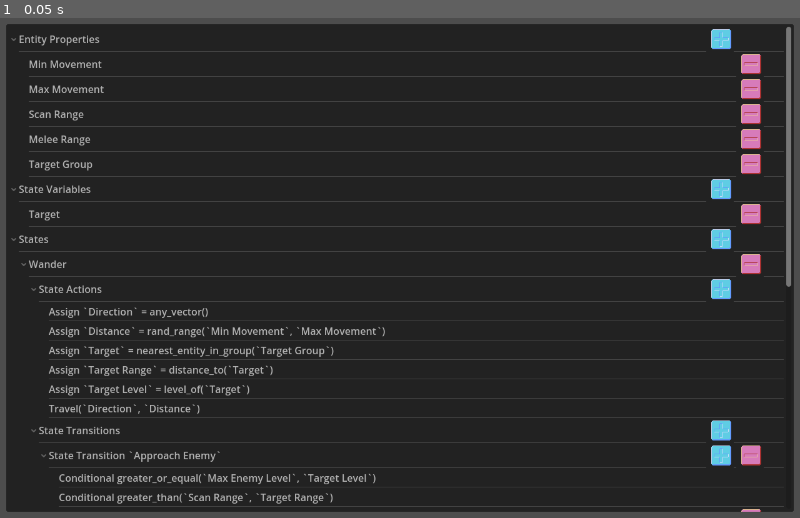
Above: before the commit, frame 1.
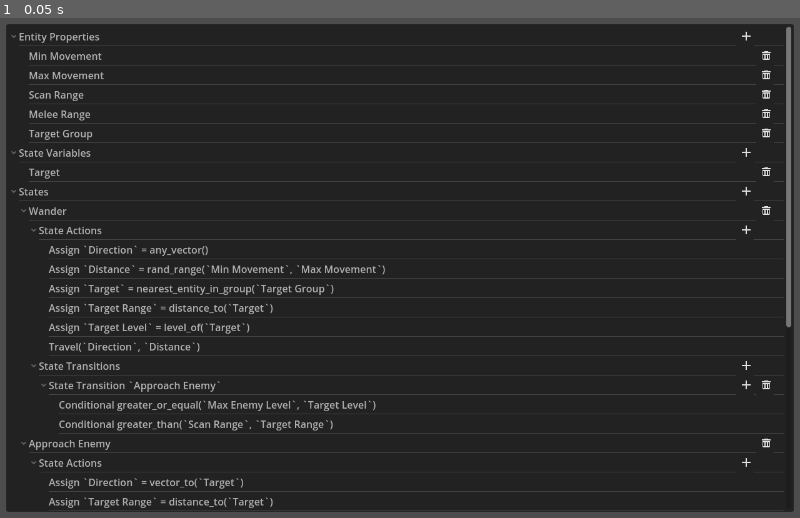
Above: after the commit, the same moment.

Repository: MichaelReel/GuiBotCoder
Game: Godot game, scene res://gui/code_gui.tscn
The game is run twice, just before and just after one commit, with the same random seed, the same clock (stepped at 60 frames per second) and the same inputs. The project has no main scene, so this scene is started directly.
Inputs:
- Up to frame 1 (0.05 s): no input

The runs differ from the first frame. In frame 1, 12% of the frame differs, in the area x 1-99%, y 2-99%.

Commit message:
Changed the icons to be recognisable Godot icons

Diff:
--- /dev/null
+++ b/assets/buttons/Add.svg
@@ -0,0 +1 @@
+<svg height="16" viewBox="0 0 16 16" width="16" xmlns="http://www.w3.org/2000/svg"><path d="m7 1v6h-6v2h6v6h2v-6h6v-2h-6v-6z" fill="#e0e0e0"/></svg>
--- /dev/null
+++ b/assets/buttons/Edit.svg
@@ -0,0 +1 @@
+<svg height="16" viewBox="0 0 16 16" width="16" xmlns="http://www.w3.org/2000/svg"><path d="m7 1c-.554 0-1 .446-1 1v2h4v-2c0-.554-.446-1-1-1zm-1 4v7l2 3 2-3v-7zm1 1h1v5h-1z" fill="#e0e0e0"/></svg>
--- /dev/null
+++ b/assets/buttons/Remove.svg
@@ -0,0 +1 @@
+<svg height="16" viewBox="0 0 16 16" width="16" xmlns="http://www.w3.org/2000/svg"><path d="m5 1v1h-4v2h14v-2h-4v-1zm-3 4v8a2 2 0 0 0 2 2h8a2 2 0 0 0 2-2v-8zm1 2h2v6h-2zm4 0h2v6h-2zm4 0h2v6h-2z" fill="#e0e0e0"/></svg>
--- a/gui/code_gui.tscn
+++ b/gui/code_gui.tscn
@@ -1,9 +1,9 @@
 [gd_scene load_steps=5 format=3 uid="uid://11rbq5xwc1uy"]
 
 [ext_resource type="Script" path="res://gui/instruction_gui.gd" id="1_1bwlm"]
-[ext_resource type="Texture2D" uid="uid://bj12mnpcvqk81" path="res://assets/buttons/add_button.png" id="2_5jap7"]
-[ext_resource type="Texture2D" uid="uid://biof6uhprfjaq" path="res://assets/buttons/remove_button.png" id="3_hs52q"]
-[ext_resource type="Texture2D" uid="uid://cw2c18xc01hsk" path="res://assets/buttons/edit_button.png" id="4_gngc2"]
+[ext_resource type="Texture2D" uid="uid://6tq41m622hrr" path="res://assets/buttons/Add.svg" id="2_bxein"]
+[ext_resource type="Texture2D" uid="uid://beoii7vqtt18j" path="res://assets/buttons/Remove.svg" id="3_ujpyy"]
+[ext_resource type="Texture2D" uid="uid://cl7k8ytumsj67" path="res://assets/buttons/Edit.svg" id="4_ys0e5"]
 
 [node name="Control" type="MarginContainer"]
 anchors_preset = 15
@@ -35,8 +35,8 @@
 layout_mode = 2
 columns = 4
 script = ExtResource("1_1bwlm")
-plus_button_texture2d = ExtResource("2_5jap7")
-minus_button_texture2d = ExtResource("3_hs52q")
-modify_button_texture2d = ExtResource("4_gngc2")
+plus_button_texture2d = ExtResource("2_bxein")
+minus_button_texture2d = ExtResource("3_ujpyy")
+modify_button_texture2d = ExtResource("4_ys0e5")
 
 [connection signal="button_clicked" from="HBoxContainer/LeftScrollContainer/CodePanel/Tree" to="HBoxContainer/LeftScrollContainer/CodePanel/Tree" method="_on_button_clicked"]
--- a/gui/instruction_gui.gd
+++ b/gui/instruction_gui.gd
@@ -20,7 +20,7 @@
 	var file_access: AIFileAccess = AIFileAccess.new()
 	var entity: AIEntity = file_access.load_file("test_ai_entity.json")
 
-	hide_root=true
+	hide_root = true
 	root = EntityGui.new(self, entity)
 
 	# Save back to test file to see changes in git diff
Not shown, added: assets/buttons/Add.svg.import
Not shown, added: assets/buttons/Edit.svg.import
Not shown, added: assets/buttons/Remove.svg.import
Not shown, changed: README.md
